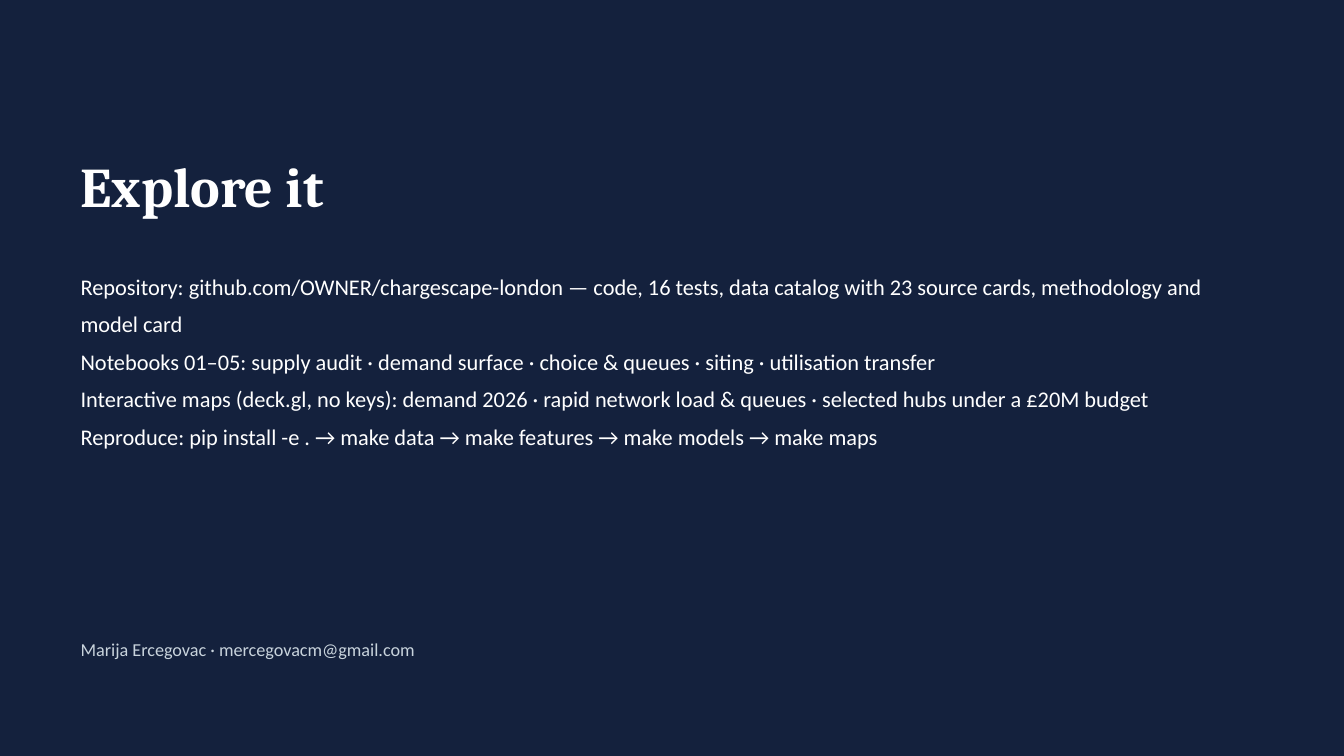
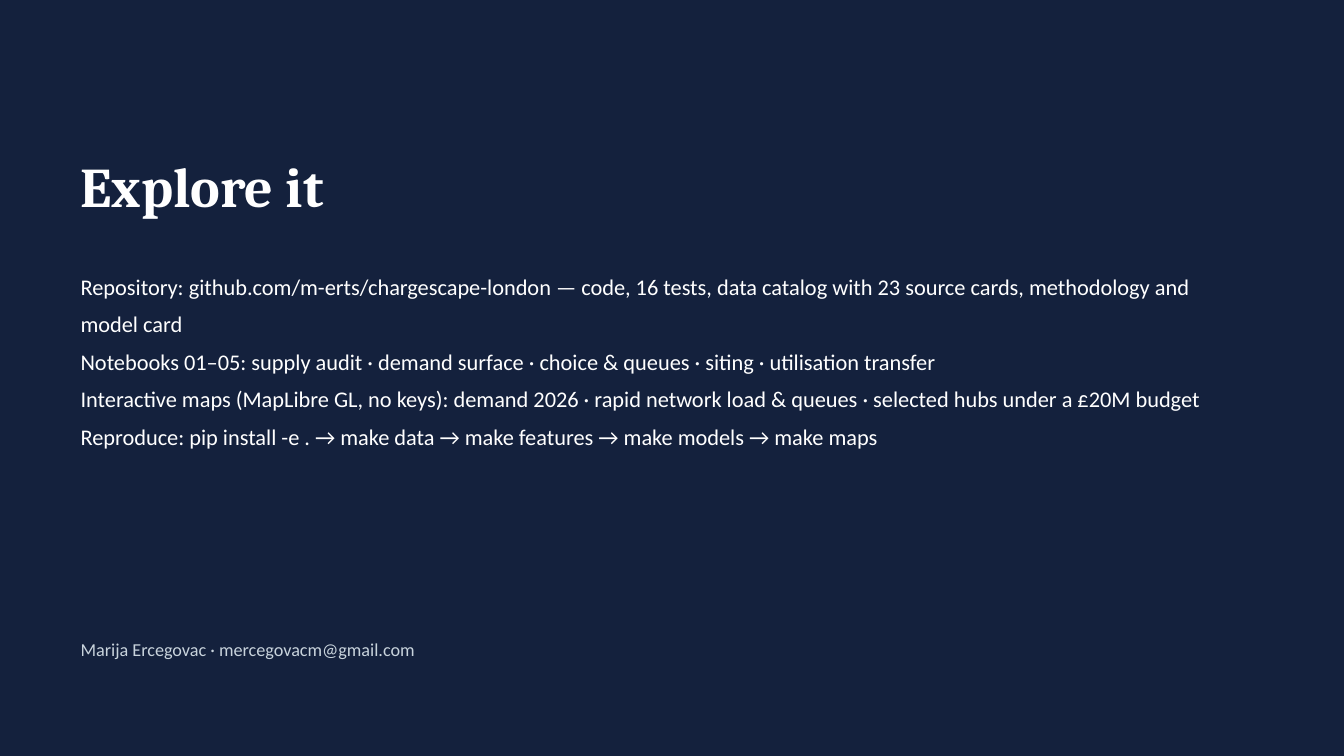
Before and after one commit to m-erts/chargescape-london, a slide deck: slide 13 of reports/ChargeScape_London.pptx. Drawn at 1344x756 pixels with LibreOffice and Linux fonts; fonts in the diff are those of the drawing. Boxes give left, top, right and bottom in pixels: in the first picture for what was removed or moved away, otherwise in the second. Text is boxed around its words. In the diff, an @@ line names an element or a change of style, - is before the commit and + after.

```diff
--- a/reports/ChargeScape_London.pptx
+++ b/reports/ChargeScape_London.pptx
@@ text at bbox=[81, 279, 1189, 332]: text changed @@
-Repository: github.com/OWNER/chargescape-london — code, 16 tests, data catalog with 23 source cards, methodology and model card
+Repository: github.com/m-erts/chargescape-london — code, 16 tests, data catalog with 23 source cards, methodology and model card
@@ text at bbox=[81, 391, 1200, 411]: text changed @@
-Interactive maps (deck.gl, no keys): demand 2026 · rapid network load & queues · selected hubs under a £20M budget
+Interactive maps (MapLibre GL, no keys): demand 2026 · rapid network load & queues · selected hubs under a £20M budget
```
Also in this commit, not shown: 4 other slides changed, 18 other files.
